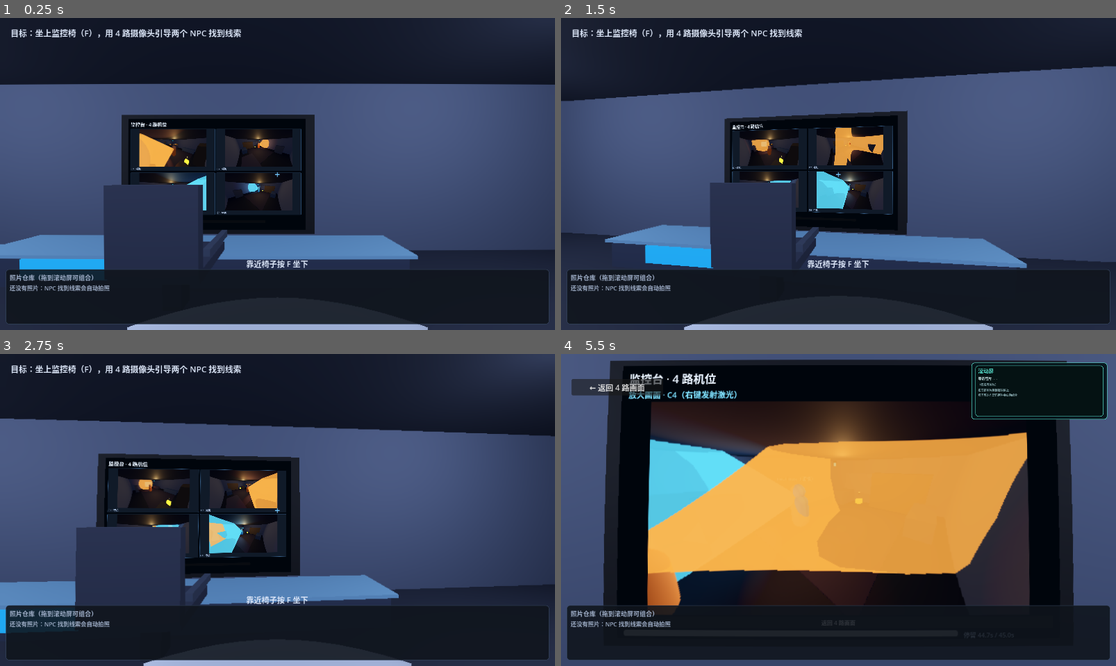
Above: before the commit, frames 1-4 (two rows, left to right).
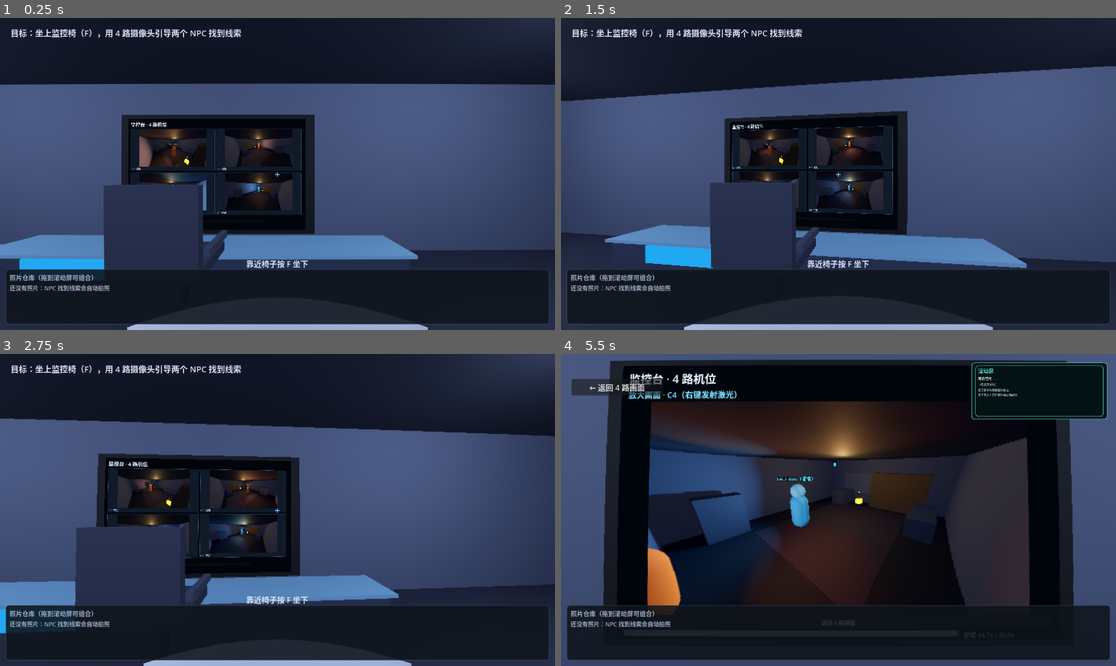
Above: after the commit, the same moments.

Repository: RequieMa/dual-faced-world
Game: Godot game, scene res://scenes/main.tscn
The game is run twice, just before and just after one commit, with the same random seed, the same clock (stepped at 60 frames per second) and the same inputs.
Inputs (mouse positions are in pixels of both pictures, inside the frame that each line leads up to):
- Up to frame 1 (0.25 s): no input
- Up to frame 2 (1.5 s): tap Enter at 0.5 s; move the mouse to (866, 174) at 0.52 s; hold Up from 0.53 s (still down); tap 1 at 0.6 s; click (866, 174) at 0.67 s; tap Space at 0.77 s; move the mouse to (810, 174) at 1.27 s; tap 2 at 1.35 s
- Up to frame 3 (2.75 s): keep holding Up; tap Space at 1.52 s; move the mouse to (288, 503) at 2.02 s; tap 3 at 2.1 s
- Up to frame 4 (5.5 s): move the mouse to (832, 516) at 2.77 s; tap 4 at 2.85 s; click (832, 516) at 2.92 s; tap Space at 3.02, 3.77, 4.52 s; move the mouse to (877, 513) at 3.52 s; tap 0 at 3.6 s; move the mouse to (794, 506) at 4.27 s; tap F at 4.35 s; move the mouse to (866, 510) at 5.02 s; release Up at 5.03 s; hold Down from 5.03 s (still down); tap G at 5.1 s; click (866, 510) at 5.17 s

The runs differ from the first frame. In frame 1, 0.7% of the frame differs, in the area x 25-49%, y 36-62%; in frame 2, 1.3%; in frame 3, 1.1%; in frame 4, 26%, in the area x 15-85%, y 24-74%.

Commit message:
fix: 隐藏可见圆锥并让激光从相机起点绘制

Diff:
--- a/scripts/room_demo/npc_actor.gd
+++ b/scripts/room_demo/npc_actor.gd
@@ -535,6 +535,8 @@
 	cone_material.cull_mode = BaseMaterial3D.CULL_DISABLED
 	_cone_visual.material_override = cone_material
 	_vision_pivot.add_child(_cone_visual)
+	# 可见圆锥太干扰监控画面；只保留 spotlight 照明，圆锥 mesh 隐藏。
+	_cone_visual.visible = false
 
 	_update_vision_visual()
 
--- a/scripts/room_demo/room_demo.gd
+++ b/scripts/room_demo/room_demo.gd
@@ -279,48 +279,46 @@
 	var total := from.distance_to(to)
 	if total <= 0.05:
 		return
-	# 射线起点仍是相机；视觉光束从相机前方起画，避免相机处在几何体内部糊满屏。
-	var direction := (to - from) / total
-	var visual_from := from + direction * minf(0.8, total * 0.5)
-	var length := visual_from.distance_to(to)
-	if length <= 0.05:
-		return
-	var beam := Node3D.new()
+	# 无厚度世界线：顶点严格是相机和命中点，避免体积光束在相机内糊屏/起点偏移。
+	var line_mesh := ImmediateMesh.new()
+	var line_material := StandardMaterial3D.new()
+	line_material.shading_mode = BaseMaterial3D.SHADING_MODE_UNSHADED
+	line_material.albedo_color = Color(1.0, 0.08, 0.03)
+	line_material.emission_enabled = true
+	line_material.emission = Color(1.0, 0.04, 0.01)
+	line_material.emission_energy_multiplier = 8.0
+	line_mesh.surface_begin(Mesh.PRIMITIVE_LINES, line_material)
+	line_mesh.surface_add_vertex(from)
+	line_mesh.surface_add_vertex(to)
+	line_mesh.surface_end()
+	var beam := MeshInstance3D.new()
 	beam.name = "LaserBeam"
+	beam.mesh = line_mesh
+	beam.cast_shadow = GeometryInstance3D.SHADOW_CASTING_SETTING_OFF
+	beam.set_meta("from", from)
+	beam.set_meta("to", to)
 	add_child(beam)
-	beam.position = (visual_from + to) * 0.5
-	beam.look_at(to, Vector3.UP)
-
-	var core_mesh := BoxMesh.new()
-	core_mesh.size = Vector3(0.012, 0.012, length)
-	var core := MeshInstance3D.new()
-	core.mesh = core_mesh
-	core.cast_shadow = GeometryInstance3D.SHADOW_CASTING_SETTING_OFF
-	var core_material := StandardMaterial3D.new()
-	core_material.shading_mode = BaseMaterial3D.SHADING_MODE_UNSHADED
-	core_material.albedo_color = Color(1.0, 0.12, 0.05)
-	core_material.emission_enabled = true
-	core_material.emission = Color(1.0, 0.05, 0.02)
-	core_material.emission_energy_multiplier = 8.0
-	core.material_override = core_material
-	beam.add_child(core)
-
-	# 加法辉光层，让细激光在监控画面里也能看见。
-	var glow_mesh := BoxMesh.new()
-	glow_mesh.size = Vector3(0.035, 0.035, length)
-	var glow := MeshInstance3D.new()
-	glow.mesh = glow_mesh
-	glow.cast_shadow = GeometryInstance3D.SHADOW_CASTING_SETTING_OFF
-	var glow_material := StandardMaterial3D.new()
-	glow_material.shading_mode = BaseMaterial3D.SHADING_MODE_UNSHADED
-	glow_material.transparency = BaseMaterial3D.TRANSPARENCY_ALPHA
-	glow_material.blend_mode = BaseMaterial3D.BLEND_MODE_ADD
-	glow_material.cull_mode = BaseMaterial3D.CULL_DISABLED
-	glow_material.albedo_color = Color(1.0, 0.05, 0.02, 0.18)
-	glow.material_override = glow_material
-	beam.add_child(glow)
-
-	get_tree().create_timer(2.5).timeout.connect(beam.queue_free)
+
+	var impact_mesh := SphereMesh.new()
+	impact_mesh.radius = 0.07
+	impact_mesh.height = 0.14
+	var impact := MeshInstance3D.new()
+	impact.name = "LaserImpact"
+	impact.mesh = impact_mesh
+	impact.position = to
+	impact.cast_shadow = GeometryInstance3D.SHADOW_CASTING_SETTING_OFF
+	var impact_material := StandardMaterial3D.new()
+	impact_material.shading_mode = BaseMaterial3D.SHADING_MODE_UNSHADED
+	impact_material.albedo_color = Color(1.0, 0.12, 0.04)
+	impact_material.emission_enabled = true
+	impact_material.emission = Color(1.0, 0.05, 0.01)
+	impact_material.emission_energy_multiplier = 5.0
+	impact.material_override = impact_material
+	add_child(impact)
+
+	get_tree().create_timer(2.5).timeout.connect(func():
+		beam.queue_free()
+		impact.queue_free())
 
 
 func _spawn_explosion(position: Vector3) -> void:
--- a/tests/test_room_demo.gd
+++ b/tests/test_room_demo.gd
@@ -202,6 +202,9 @@
 	var c1_viewport: SubViewport = c1_feed["viewport"]
 	_check("激光从当前机位相机出发",
 		(laser_result.get("origin", Vector3.INF) as Vector3).is_equal_approx(c1_camera.global_position))
+	var laser_beam := demo.get_node_or_null("LaserBeam") as MeshInstance3D
+	_check("激光世界线从相机起点显示",
+		laser_beam != null and (laser_beam.get_meta("from", Vector3.INF) as Vector3).is_equal_approx(c1_camera.global_position))
 	var expected_dir: Vector3 = c1_camera.project_ray_normal(click_uv * Vector2(c1_viewport.size)).normalized()
 	_check("激光方向来自屏幕点投影",
 		(laser_result.get("direction", Vector3.ZERO) as Vector3).dot(expected_dir) > 0.999)
--- a/tests/test_room_npc_behavior.gd
+++ b/tests/test_room_npc_behavior.gd
@@ -7,7 +7,7 @@
 
 const MAIN_SCENE := "res://scenes/main.tscn"
 const NPC_SCRIPT := "res://scripts/room_demo/npc_actor.gd"
-const EXPECTED_CHECKS := 40
+const EXPECTED_CHECKS := 37
 
 var _failures: Array[String] = []
 var _checks: int = 0
@@ -78,23 +78,13 @@
 	var spot := npc.find_child("VisionSpot", true, false) as SpotLight3D
 	_check("NPC 有 SpotLight 视锥", spot != null)
 	var cone := npc.find_child("VisionCone", true, false) as MeshInstance3D
-	_check("NPC 有短可见锥体", cone != null)
+	_check("可见圆锥已隐藏", cone == null or not cone.visible)
 	_check("视锥启用阴影（只照第一个面）", spot != null and spot.shadow_enabled)
 	_check("视锥距离不大", spot != null and spot.spot_range <= 6.6,
 		"" if spot == null else "range=%.2f" % spot.spot_range)
 	_check("视锥角度不大", spot != null and spot.spot_angle <= 70.0,
 		"" if spot == null else "angle=%.1f" % spot.spot_angle)
 	_check("视锥不参与 GI", spot != null and is_equal_approx(spot.light_indirect_energy, 0.0))
-	var cone_material := cone.material_override as StandardMaterial3D if cone != null else null
-	_check("可见锥体双面渲染",
-		cone_material != null and cone_material.cull_mode == BaseMaterial3D.CULL_DISABLED)
-	_check("可见锥体透明度 80%",
-		cone_material != null and is_equal_approx(cone_material.albedo_color.a, 0.8),
-		"" if cone_material == null else str(cone_material.albedo_color.a))
-	var vision_length := float(npc.get_state().get("vision_length", 0.0))
-	_check("锥体一直画到遮挡距离",
-		cone != null and absf(cone.scale.x - vision_length) < 0.05,
-		"" if cone == null else "cone=%.2f vision=%.2f" % [cone.scale.x, vision_length])
 	_check("NPC 初始在停顿", String(npc.state) == "pause", str(npc.state))
 
 	# 4) NPC 有起步加速和走路起伏。
